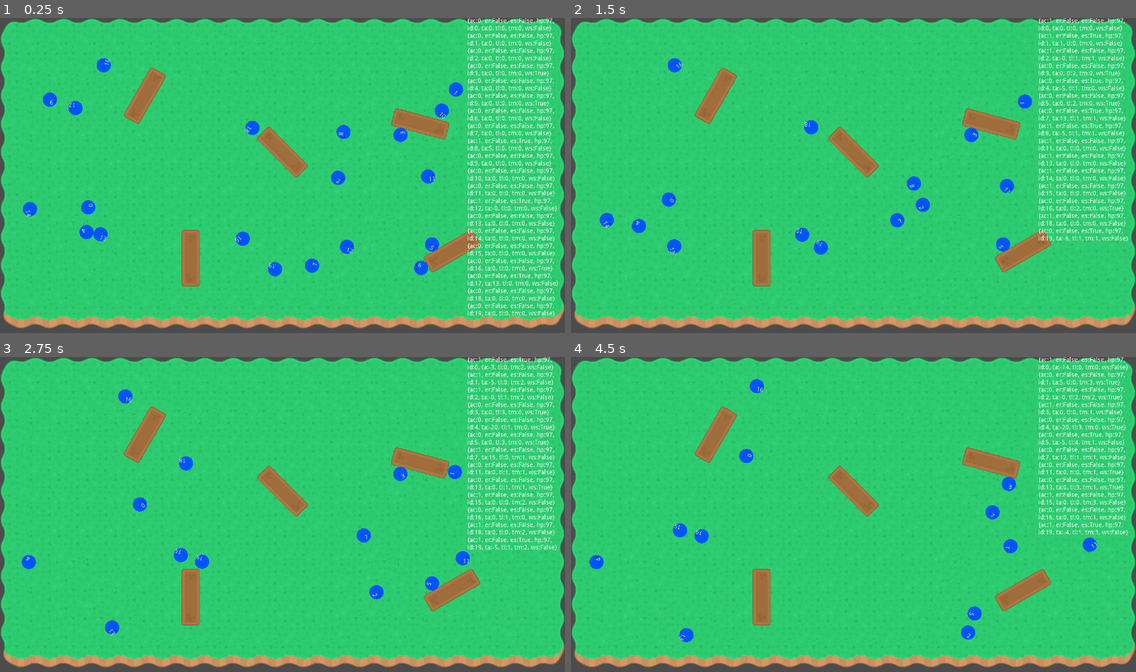
Above: before the commit, frames 1-4 (two rows, left to right).
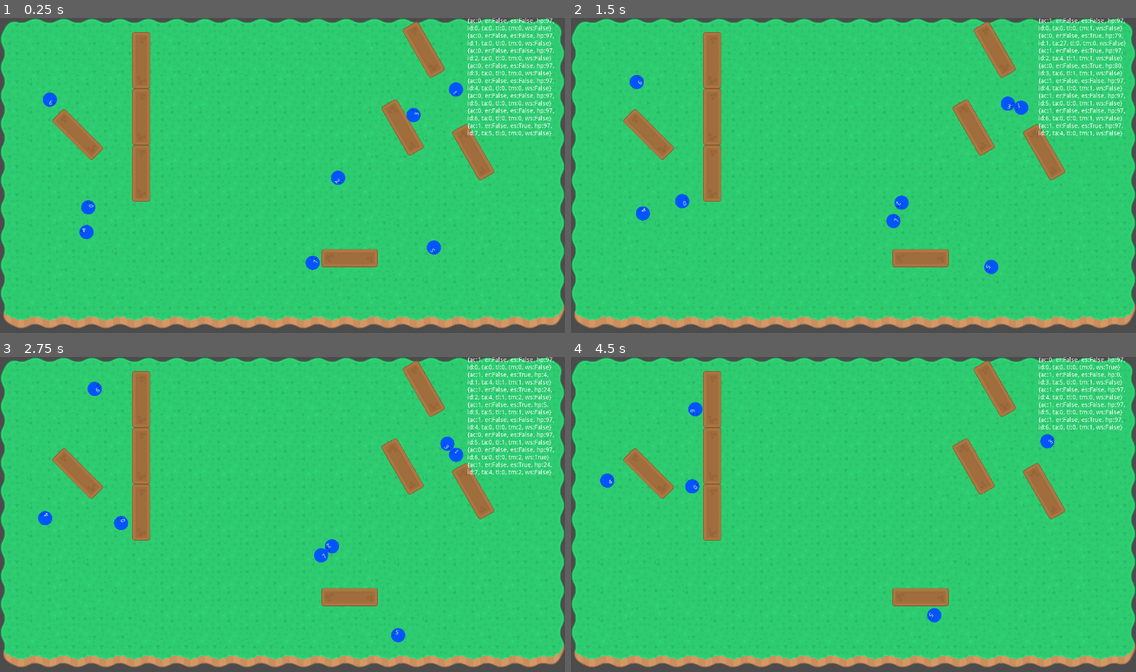
Above: after the commit, the same moments.

Repository: jawadhoot/knockoffmania
Game: Godot game, scene res://Arena.tscn
Two runs of this game, one before a commit and one after it. Both use one fixed random seed, a clock stepped at 60 frames per second and the inputs below. The project has no main scene, so this scene is started directly.
Inputs:
- Up to frame 1 (0.25 s): no input
- Up to frame 2 (1.5 s): tap Space (ui_select) at 0.77 s
- Up to frame 3 (2.75 s): tap Space (ui_select) at 1.52 s
- Up to frame 4 (4.5 s): tap Space (ui_select) at 3.02, 3.77 s

The runs differ from the first frame. In frame 1, 10% of the frame differs, in the area x 4-99%, y 1-95%; in frame 2, 11%, in the area x 5-99%, y 1-86%; in frame 3, 10%; in frame 4, 9.9%.

Commit message:
fix strat

Diff:
--- a/Arena.gd
+++ b/Arena.gd
@@ -10,8 +10,9 @@
 func _ready():
 	rng.randomize()
 	var Blob = load("res://Blob.tscn")
-	for i in range(20):
+	for i in range(8):
 		var blob:RigidBody2D = Blob.instance()
+		blob.scale = Vector2(0.8,0.8)
 		blob.id = i
 		blob.position = Vector2(rng.randi_range(40,1220),rng.randi_range(40,640))
 		blob.rotation_degrees = rng.randi_range(-180,180)
--- a/Arena.tscn
+++ b/Arena.tscn
@@ -59,24 +59,35 @@
 tile_data = PoolIntArray( 0, 0, 0, 1, 0, 1, 2, 0, 1, 3, 0, 1, 4, 0, 1, 5, 0, 1, 6, 0, 1, 7, 0, 1, 8, 0, 1, 9, 0, 1, 10, …(4887 unchanged characters)…
 
 [node name="Block" parent="." instance=ExtResource( 1 )]
-position = Vector2( 328, 176 )
-rotation = -1.0472
+position = Vector2( 320, 96 )
+rotation = -1.57079
 
 [node name="Block2" parent="." instance=ExtResource( 1 )]
-position = Vector2( 640, 304 )
-rotation = -2.35619
+position = Vector2( 320, 224 )
+rotation = -1.57079
 
 [node name="Block3" parent="." instance=ExtResource( 1 )]
-position = Vector2( 432, 544 )
+position = Vector2( 320, 352 )
 rotation = -1.57079
 
 [node name="Block4" parent="." instance=ExtResource( 1 )]
-position = Vector2( 952, 240 )
-rotation = -2.87979
+position = Vector2( 960, 72 )
+rotation = -2.09439
 
 [node name="Block5" parent="." instance=ExtResource( 1 )]
-position = Vector2( 1024, 528 )
-rotation = -0.523598
+position = Vector2( 1072, 304 )
+rotation = 1.0472
+
+[node name="Block6" parent="." instance=ExtResource( 1 )]
+position = Vector2( 176, 264 )
+rotation = -2.35619
+
+[node name="Block7" parent="." instance=ExtResource( 1 )]
+position = Vector2( 912, 248 )
+rotation = 1.0472
+
+[node name="Block8" parent="." instance=ExtResource( 1 )]
+position = Vector2( 792, 544 )
 
 [node name="YSort" type="YSort" parent="."]
 
--- a/Blob.gd
+++ b/Blob.gd
@@ -2,10 +2,10 @@
 
 export(int) var id = 1
 export(int, 80, 100, 4) var health_points:int = 97
-export(int, 30, 40) var linear_speed = 100
-export(int, 60, 90) var angular_speed = 60
+export(int, 30, 40) var linear_speed = 80
+export(int, 60, 90) var angular_speed = 120
 
-export var max_look_time = 1.2
+export var max_look_time = 0.8
 export var max_move_time = 4
 
 signal killed(victim, killer)
@@ -18,13 +18,13 @@
 var enemykilled:bool = false
 var enemyinrange:bool = false
 var wallinsight:bool = false
+var underattack:bool = false
 
 var objectinsight = null
 var time_looking:float = 0
 var time_moving:float = 0
 var target_angle:float = 0
 var time_damage:float = 0
-var attackers:int = 0
 var dir:float = 1
 
 
@@ -34,7 +34,6 @@
 func _ready():
 	rng.randomize()
 	$Label.text = str(id)
-	$AnimationPlayer.play("attack")
 	pass
 
 func _process(delta):
@@ -86,7 +85,8 @@
 			dir = 1
 			return LOOK
 
-	elif wallinsight:
+	if underattack:
+		dir = rng.randf_range(1,2)
 		return LOOK
 
 	elif time_looking > max_look_time:
@@ -95,9 +95,12 @@
 		return MOVE
 
 	elif time_moving > max_move_time:
-		dir = rng.randi_range(0.4,1) * [1,-1][randi() % 2]
+		dir = rng.randi_range(0.4,1) * [1,-1][rng.randi_range(-1,1)]
 		time_looking = 0
 		time_moving = 0
+		return LOOK
+
+	elif wallinsight:
 		return LOOK
 
 	elif state == ATTACK:
@@ -111,30 +114,49 @@
 	enemyinsight = false
 	wallinsight = false
 	objectinsight = null
+	underattack = false
+
 	var iamblocked = false
 
-	if $Center.is_colliding():
-		var body = $Center.get_collider()
+	if $Left.is_colliding():
+		var body = $Left.get_collider()
+		if body is StaticBody2D:
+			wallinsight = true
+			dir = 1
+
+	elif $Right.is_colliding():
+		var body = $Right.get_collider()
+		if body is StaticBody2D:
+			wallinsight = true
+			dir = -1
+
+	if $RCenter.is_colliding():
+		var body = $RCenter.get_collider()
 		if body is RigidBody2D:
 			enemyinsight = true
 			objectinsight = body
 		if body is StaticBody2D:
-			iamblocked = true
+			pass
+			#wallinsight = true
 
-	if iamblocked:
-		if $Left.is_colliding():
-			var body = $Left.get_collider()
-			if body is StaticBody2D:
-				wallinsight = true
-				dir = 1 * rng.randi_range(0.4,1)
-
-		elif $Right.is_colliding():
-			var body = $Right.get_collider()
-			if body is StaticBody2D:
-				wallinsight = true
-				dir = -1 * rng.randi_range(0.4,1)
+	if $LCenter.is_colliding():
+		var body = $LCenter.get_collider()
+		if body is RigidBody2D:
+			enemyinsight = true
+			objectinsight = body
+		if body is StaticBody2D:
+			pass
+			#wallinsight = true
 
 	var areas = $HitBox.get_overlapping_areas()
 	for area in areas:
 		if area.name == "Weapon":
-			queue_free()
+			health_points -= 1
+			if health_points < 0:
+				queue_free()
+			break
+
+	var bodies = $Area2D.get_overlapping_bodies()
+	for body in bodies:
+		if body != self:
+			underattack = true
--- a/Blob.tscn
+++ b/Blob.tscn
@@ -9,42 +9,14 @@
 [sub_resource type="CircleShape2D" id=2]
 radius = 16.0
 
-[sub_resource type="Animation" id=3]
-resource_name = "attack"
-loop = true
-tracks/0/type = "value"
-tracks/0/path = NodePath("Weapon:monitorable")
-tracks/0/interp = 1
-tracks/0/loop_wrap = true
-tracks/0/imported = false
-tracks/0/enabled = true
-tracks/0/keys = {
-"times": PoolRealArray( 0, 0.8 ),
-"transitions": PoolRealArray( 1, 1 ),
-"update": 1,
-"values": [ true, false ]
-}
-
-[sub_resource type="Animation" id=7]
-resource_name = "attacked"
-tracks/0/type = "value"
-tracks/0/path = NodePath("Sprite:modulate")
-tracks/0/interp = 1
-tracks/0/loop_wrap = true
-tracks/0/imported = false
-tracks/0/enabled = true
-tracks/0/keys = {
-"times": PoolRealArray( 0.1, 0.5, 0.9 ),
-"transitions": PoolRealArray( 1, 2, 1 ),
-"update": 0,
-"values": [ Color( 1, 1, 1, 1 ), Color( 0, 0, 0, 1 ), Color( 1, 1, 1, 1 ) ]
-}
-
 [sub_resource type="RectangleShape2D" id=5]
 extents = Vector2( 4, 10 )
 
 [sub_resource type="CircleShape2D" id=6]
 radius = 16.0
+
+[sub_resource type="CircleShape2D" id=7]
+radius = 32.0
 
 [node name="Blob" type="RigidBody2D"]
 pause_mode = 1
@@ -66,22 +38,25 @@
 shape = SubResource( 2 )
 
 [node name="AnimationPlayer" type="AnimationPlayer" parent="."]
-anims/attack = SubResource( 3 )
-anims/attacked = SubResource( 7 )
 
-[node name="Center" type="RayCast2D" parent="."]
+[node name="LCenter" type="RayCast2D" parent="."]
 enabled = true
-cast_to = Vector2( 200, 0 )
+cast_to = Vector2( 200, -10 )
+collision_mask = 3
+
+[node name="RCenter" type="RayCast2D" parent="."]
+enabled = true
+cast_to = Vector2( 200, 10 )
 collision_mask = 3
 
 [node name="Right" type="RayCast2D" parent="."]
 enabled = true
-cast_to = Vector2( 80, 40 )
+cast_to = Vector2( 40, 10 )
 collision_mask = 3
 
 [node name="Left" type="RayCast2D" parent="."]
 enabled = true
-cast_to = Vector2( 80, -40 )
+cast_to = Vector2( 40, -10 )
 collision_mask = 3
 
 [node name="Weapon" type="Area2D" parent="."]
@@ -103,3 +78,10 @@
 __meta__ = {
 "_edit_use_anchors_": false
 }
+
+[node name="Area2D" type="Area2D" parent="."]
+monitorable = false
+
+[node name="CollisionShape2D" type="CollisionShape2D" parent="Area2D"]
+position = Vector2( 4, 0 )
+shape = SubResource( 7 )
Not shown: 1 places in Blob.tscn that only renumber resources
